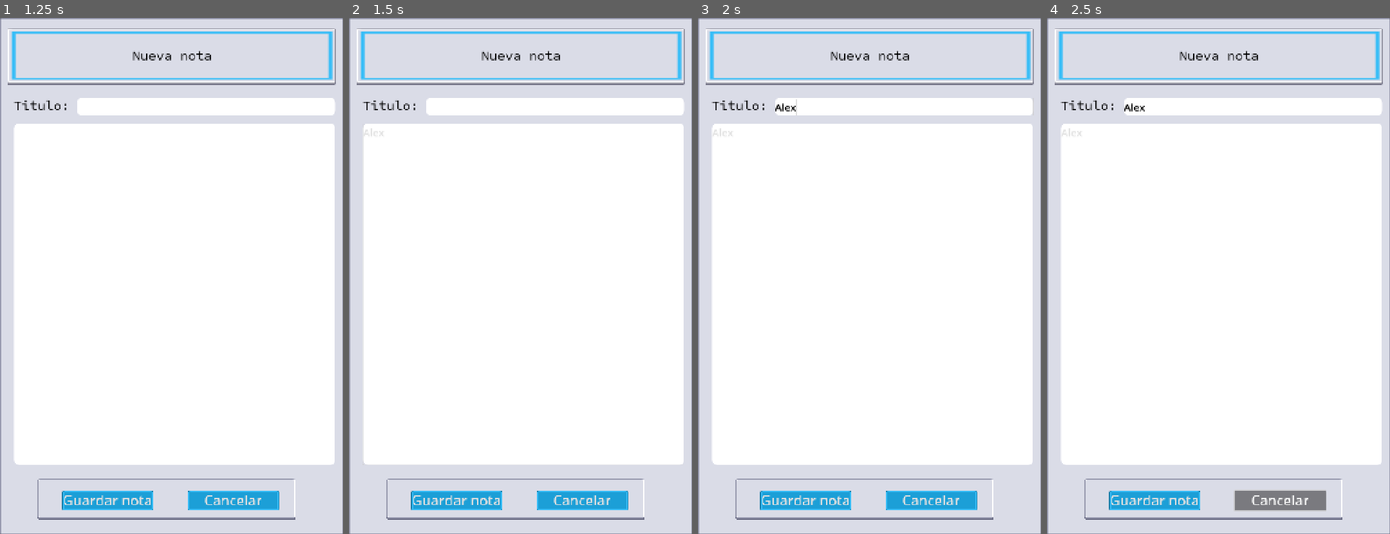
Above: before the commit, frames 1-4 (left to right).
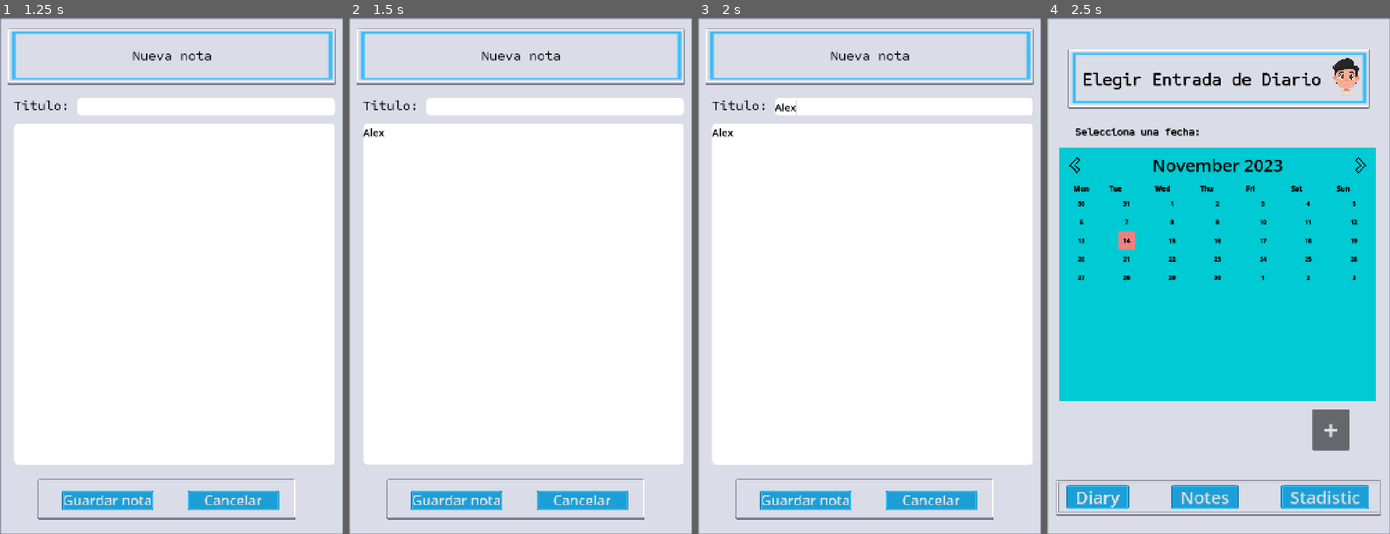
Above: after the commit, the same moments.

Repository: Flapx24/emotional-diary
Game: Godot game, scene res://Scenes/calendar_screen.tscn
Two runs of this game, one before a commit and one after it. Both use one fixed random seed, a clock stepped at 60 frames per second and the inputs below.
Inputs (mouse positions are in pixels of both pictures, inside the frame that each line leads up to):
- Up to frame 1 (1.25 s): click "+" at 0.5 s
- Up to frame 2 (1.5 s): click (523, 291) at 1.27 s; type "Alex" at 1.35 s
- Up to frame 3 (2 s): click (903, 105) at 1.5 s; type "Alex" at 1.58 s
- Up to frame 4 (2.5 s): click "Cancelar" at 2 s

Frame 1 is identical in both runs. In frame 2, less than 0.1% of the frame differs, in the area x 3-11%, y 21-24%; in frame 3, less than 0.1%; in frame 4, 73%, in the area x 2-98%, y 2-98%.

Commit message:
buttons menu

Diff:
--- a/emotional-diary/Scenes/charts_view.tscn
+++ b/emotional-diary/Scenes/charts_view.tscn
@@ -1,5 +1,6 @@
-[gd_scene load_steps=12 format=3 uid="uid://dhf67dkw3f63j"]
+[gd_scene load_steps=13 format=3 uid="uid://dhf67dkw3f63j"]
 
+[ext_resource type="Script" uid="uid://ckldu65frs56t" path="res://Scripts/charts_view.gd" id="1_n0vlv"]
 [ext_resource type="Texture2D" uid="uid://cn4ufljjjyfsj" path="res://Assets/UI/PNG/Grey/Default/button_square_flat.png" id="1_x5mx1"]
 [ext_resource type="Texture2D" uid="uid://2tvgyxadwvkm" path="res://Assets/UI/PNG/Grey/Default/button_rectangle_depth_line.png" id="2_n0vlv"]
 [ext_resource type="Texture2D" uid="uid://uejmes1wn0yj" path="res://Assets/UI/PNG/Blue/Default/button_rectangle_gloss.png" id="3_fhk5i"]
@@ -31,6 +32,7 @@
 anchor_bottom = 1.0
 grow_horizontal = 2
 grow_vertical = 2
+script = ExtResource("1_n0vlv")
 
 [node name="ColorRect" type="NinePatchRect" parent="."]
 texture_filter = 1
@@ -136,3 +138,6 @@
 text = "Estadisticas"
 horizontal_alignment = 1
 vertical_alignment = 1
+
+[connection signal="pressed" from="buttons/Button_diary" to="." method="_on_button_diary_pressed"]
+[connection signal="pressed" from="buttons/Button_notes" to="." method="_on_button_notes_pressed"]
--- a/emotional-diary/Scenes/notes_list_screen.tscn
+++ b/emotional-diary/Scenes/notes_list_screen.tscn
@@ -154,4 +154,5 @@
 vertical_alignment = 1
 
 [connection signal="pressed" from="buttons/Button_diary" to="." method="_on_button_diary_pressed"]
+[connection signal="pressed" from="buttons/Button_notes" to="." method="_on_button_notes_pressed"]
 [connection signal="pressed" from="buttons/Button_stadistic" to="." method="_on_button_stadistic_pressed"]
--- a/emotional-diary/Scenes/notes_screen.tscn
+++ b/emotional-diary/Scenes/notes_screen.tscn
@@ -157,6 +157,7 @@
 offset_top = 305.0
 offset_right = 976.0
 offset_bottom = 1298.0
+theme_override_colors/font_color = Color(0, 0, 0, 1)
 theme_override_font_sizes/font_size = 30
 theme_override_styles/normal = SubResource("StyleBoxFlat_jb2ks")
 
@@ -171,3 +172,4 @@
 theme_override_styles/normal = SubResource("StyleBoxFlat_jb2ks")
 
 [connection signal="pressed" from="Panel2/ButtonSave" to="." method="_on_button_save_pressed"]
+[connection signal="pressed" from="Panel2/ButtonCancel" to="." method="_on_button_cancel_pressed"]
--- /dev/null
+++ b/emotional-diary/Scripts/charts_view.gd
@@ -0,0 +1,9 @@
+extends Control
+
+
+func _on_button_diary_pressed() -> void:
+	get_tree().change_scene_to_file("res://Scenes/calendar_screen.tscn")
+
+
+func _on_button_notes_pressed() -> void:
+	get_tree().change_scene_to_file("res://Scenes/notes_list_screen.tscn")
--- a/emotional-diary/Scripts/notes_list_screen.gd
+++ b/emotional-diary/Scripts/notes_list_screen.gd
@@ -22,3 +22,7 @@
 
 func _on_button_stadistic_pressed() -> void:
 	get_tree().change_scene_to_file("res://Scenes/charts_view.tscn")
+
+
+func _on_button_notes_pressed() -> void:
+	get_tree().change_scene_to_file("res://Scenes/notes_screen.tscn")
--- a/emotional-diary/Scripts/notes_screen.gd
+++ b/emotional-diary/Scripts/notes_screen.gd
@@ -16,3 +16,7 @@
 		noteContent.text = ""
 	else:
 		print("El título y el contenido no pueden estar vacíos.")
+
+
+func _on_button_cancel_pressed() -> void:
+	get_tree().change_scene_to_file("res://Scenes/calendar_screen.tscn")
Not shown, added: emotional-diary/Scripts/charts_view.gd.uid
